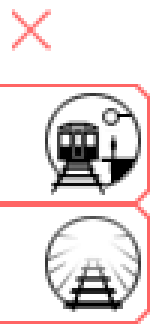
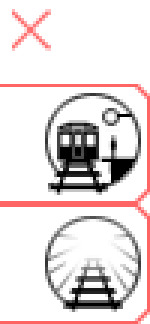
The second (150, 324) image is a revision of the first. Changes to its layers:
added layer "station Kopie" above "tracks Kopie" over [48, 162, 108, 195]
added layer "tracks Kopie" above "station" over [48, 162, 108, 195]
hid "station" over [48, 162, 108, 195]
